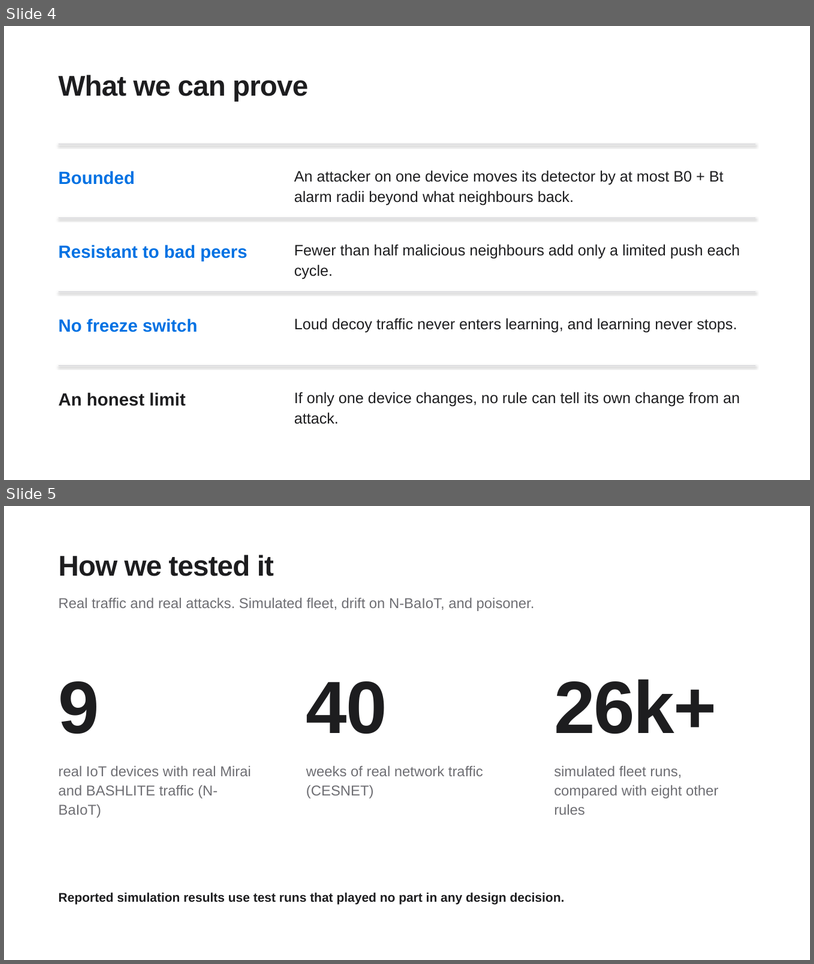
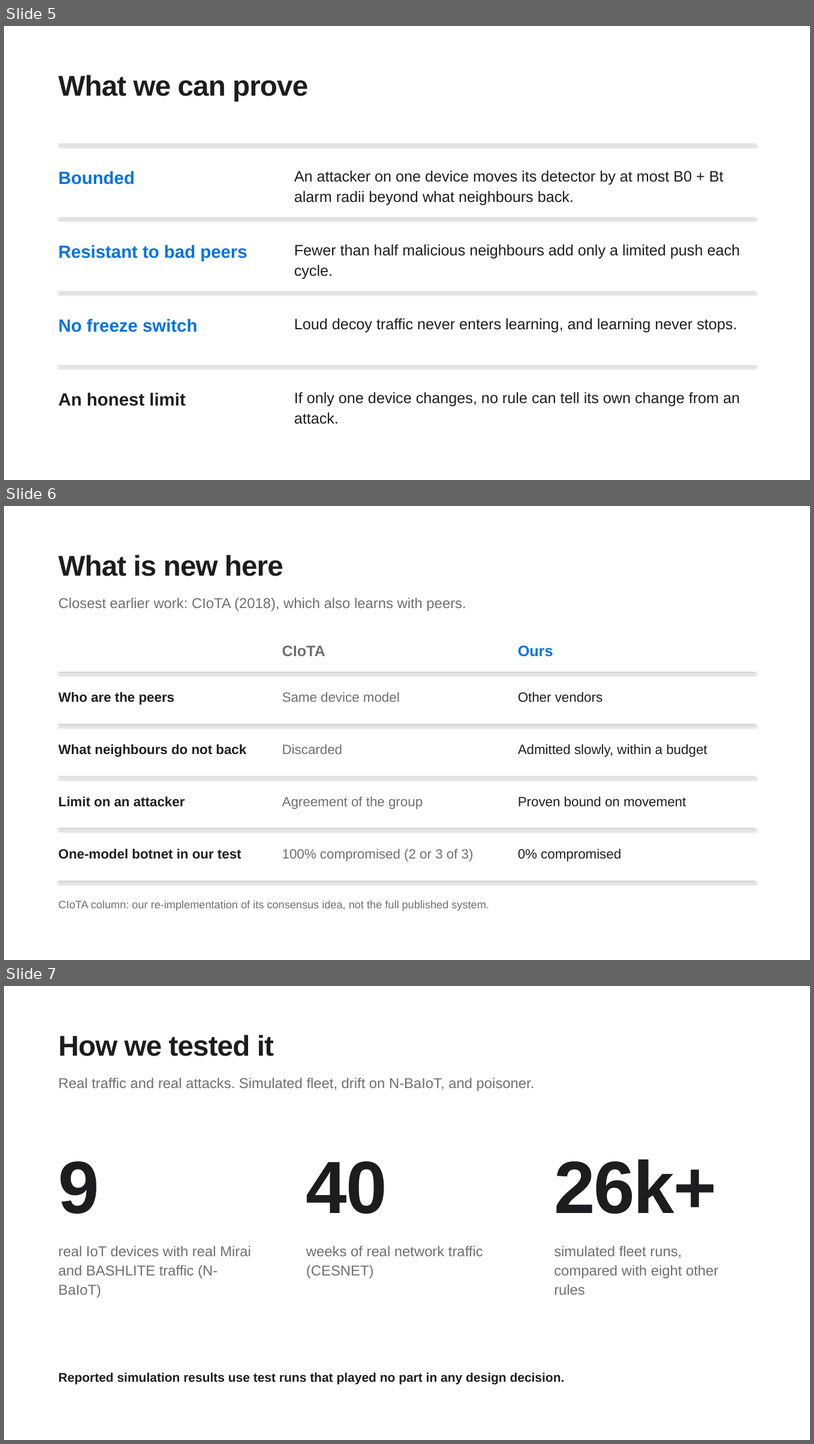
Before and after one commit to IOT-snu/brainstorming, a slide deck: G04_FOA_Final.pptx. Shown one above the other, each under a label of ours: slides 4 and 5 before the commit, slides 5, 6 and 7 after it. The pictures are 814x964 and 814x1444 pixels, drawn with LibreOffice and Linux fonts; fonts in the diff are those of the drawing. Boxes give left, top, right and bottom in pixels: in the first picture for what was removed or moved away, otherwise in the second. Text is boxed around its words. In the diff, an @@ line names an element or a change of style, - is before the commit and + after.

```diff
--- a/G04_FOA_Final.pptx
+++ b/G04_FOA_Final.pptx
@@ slide 6 added at box(4, 506, 810, 960), background #FFFFFF @@
@@ text added at box(59, 555, 284, 576), 34 pt, text #1D1D1F, bold @@
+What is new here
@@ text added at box(59, 598, 466, 611), 17 pt, text #6E6E73 @@
+Closest earlier work: CIoTA (2018), which also learns with peers.
@@ text added at box(282, 645, 326, 656), 18 pt, text #6E6E73, bold @@
+CIoTA
@@ text added at box(518, 645, 554, 657), 18 pt, text #0071E3, bold @@
+Ours
@@ line added from (59, 672) to (756, 672), #D2D2D7 1.25 pt @@
@@ text added at box(59, 691, 175, 705), 16 pt, text #1D1D1F, bold @@
+Who are the peers
@@ text added at box(282, 692, 400, 702), 16 pt, text #6E6E73 @@
+Same device model
@@ text added at box(518, 691, 603, 702), 16 pt, text #1D1D1F @@
+Other vendors
@@ line added from (59, 724) to (756, 724), #D2D2D7 1.25 pt @@
@@ text added at box(59, 744, 246, 757), 16 pt, text #1D1D1F, bold @@
+What neighbours do not back
@@ text added at box(282, 744, 343, 754), 16 pt, text #6E6E73 @@
+Discarded
@@ text added at box(518, 744, 707, 757), 16 pt, text #1D1D1F @@
+Admitted slowly, within a budget
@@ line added from (59, 777) to (756, 777), #D2D2D7 1.25 pt @@
@@ text added at box(59, 796, 185, 807), 16 pt, text #1D1D1F, bold @@
+Limit on an attacker
@@ text added at box(282, 796, 423, 809), 16 pt, text #6E6E73 @@
+Agreement of the group
@@ text added at box(518, 796, 686, 807), 16 pt, text #1D1D1F @@
+Proven bound on movement
@@ line added from (59, 828) to (756, 828), #D2D2D7 1.25 pt @@
@@ text added at box(59, 848, 242, 859), 16 pt, text #1D1D1F, bold @@
+One-model botnet in our test
@@ text added at box(282, 849, 474, 861), 16 pt, text #6E6E73 @@
+100% compromised (2 or 3 of 3)
@@ text added at box(518, 848, 621, 861), 16 pt, text #1D1D1F @@
+0% compromised
@@ line added from (59, 881) to (756, 881), #D2D2D7 1.25 pt @@
@@ text added at box(59, 900, 489, 910), 13 pt, text #6E6E73 @@
+CIoTA column: our re-implementation of its consensus idea, not the full published system.
@@ what was slide 4 is now slide 5 @@
@@ what was slide 5 is now slide 7 @@
```
Also in this commit, not shown: 2 slides changed, 2 other slides added, 3 other files.
